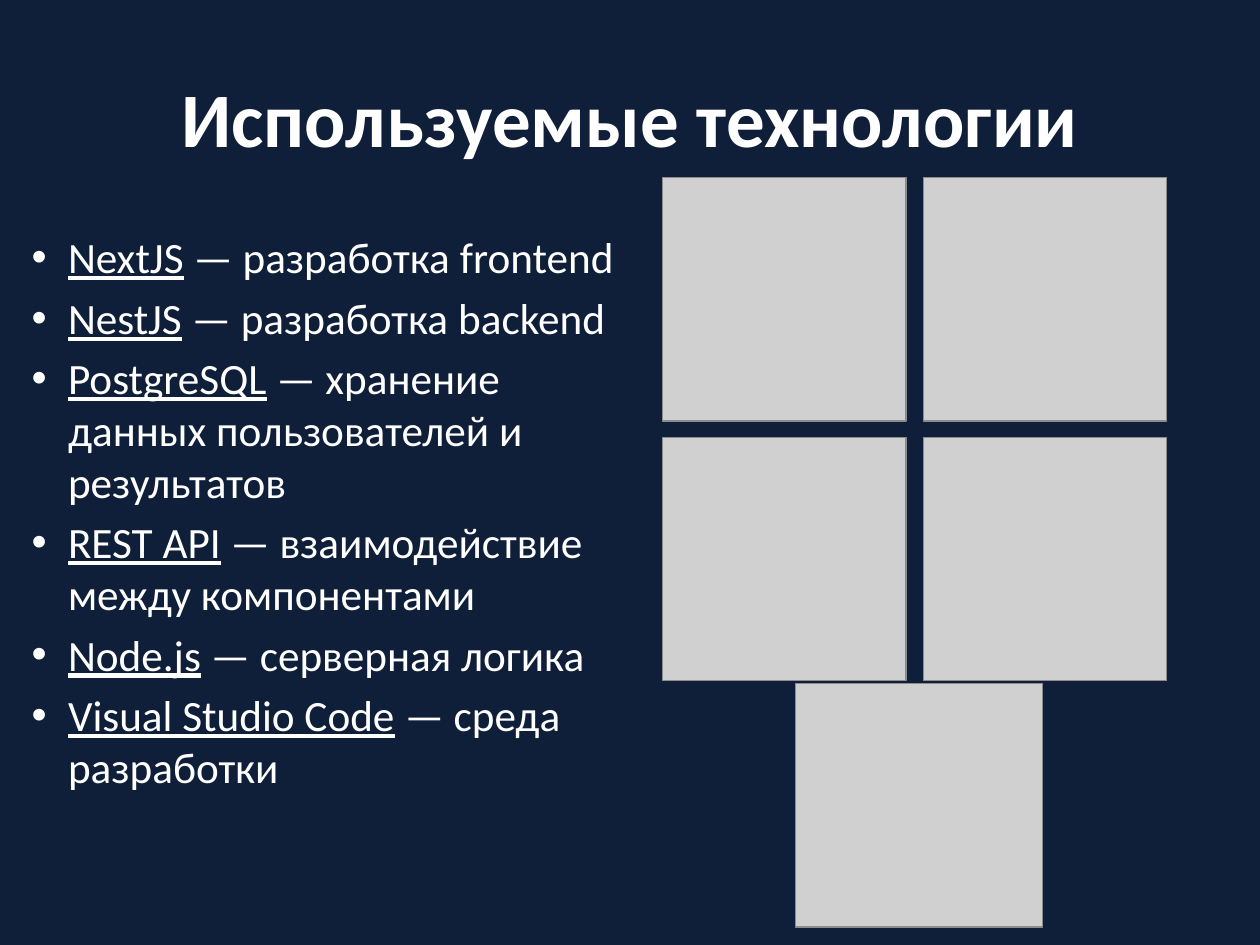
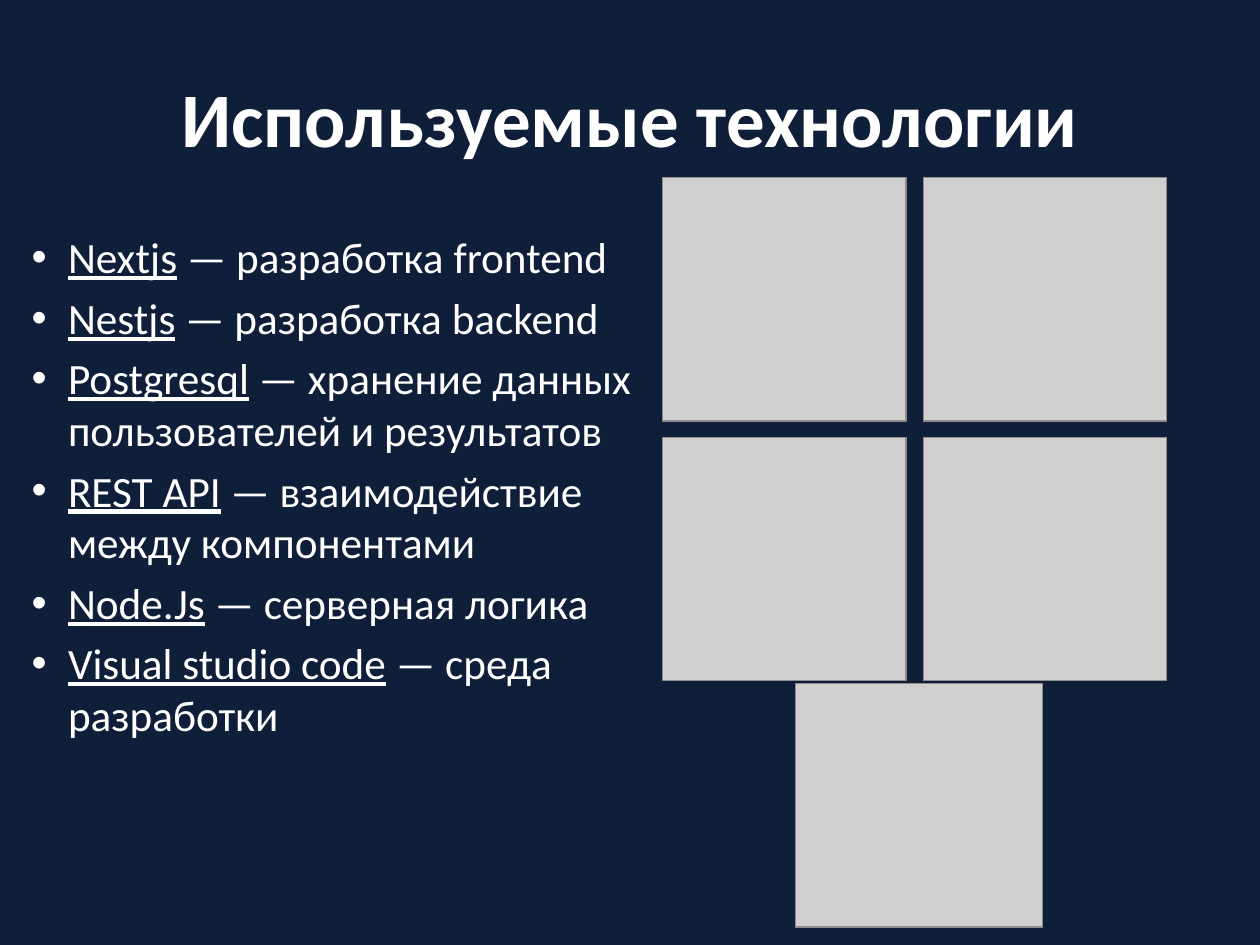
Before and after one commit to Dev-PGVAA/Safe-Net, a slide deck: slide 7 of project - info/Презентация SafeNet.pptx. Drawn at 1260x945 pixels with LibreOffice and Linux fonts; fonts in the diff are those of the drawing; grey boxes stand for pictures. Boxes give left, top, right and bottom in pixels: in the first picture for what was removed or moved away, otherwise in the second. Text is boxed around its words. In the diff, an @@ line names an element or a change of style, - is before the commit and + after.

```diff
--- a/project - info/Презентация SafeNet.pptx
+++ b/project - info/Презентация SafeNet.pptx
@@ text at (68, 243, 630, 453): text changed @@
-• NextJS — разработка frontend
-• NestJS — разработка backend
-• PostgreSQL — хранение данных пользователей и результатов
+• Nextjs — разработка frontend
+• Nestjs — разработка backend
+• Postgresql — хранение данных пользователей и результатов
@@ text at (68, 589, 588, 738): text changed @@
-• Node.js — серверная логика
-• Visual Studio Code — среда разработки
+• Node.Js — серверная логика
+• Visual studio code — среда разработки
```
Also in this commit, not shown: 7 other slides changed, 6 other files.
